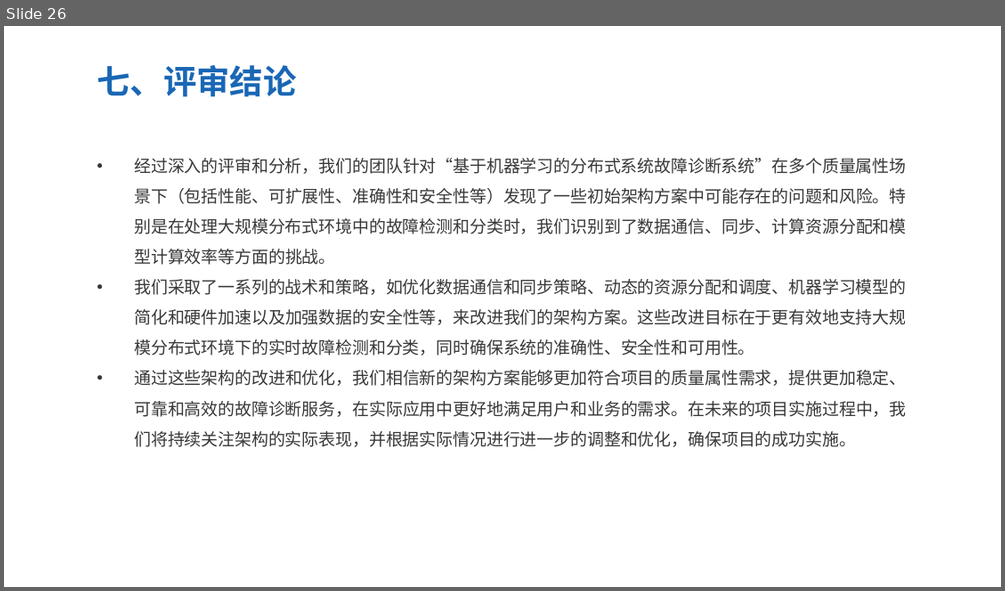
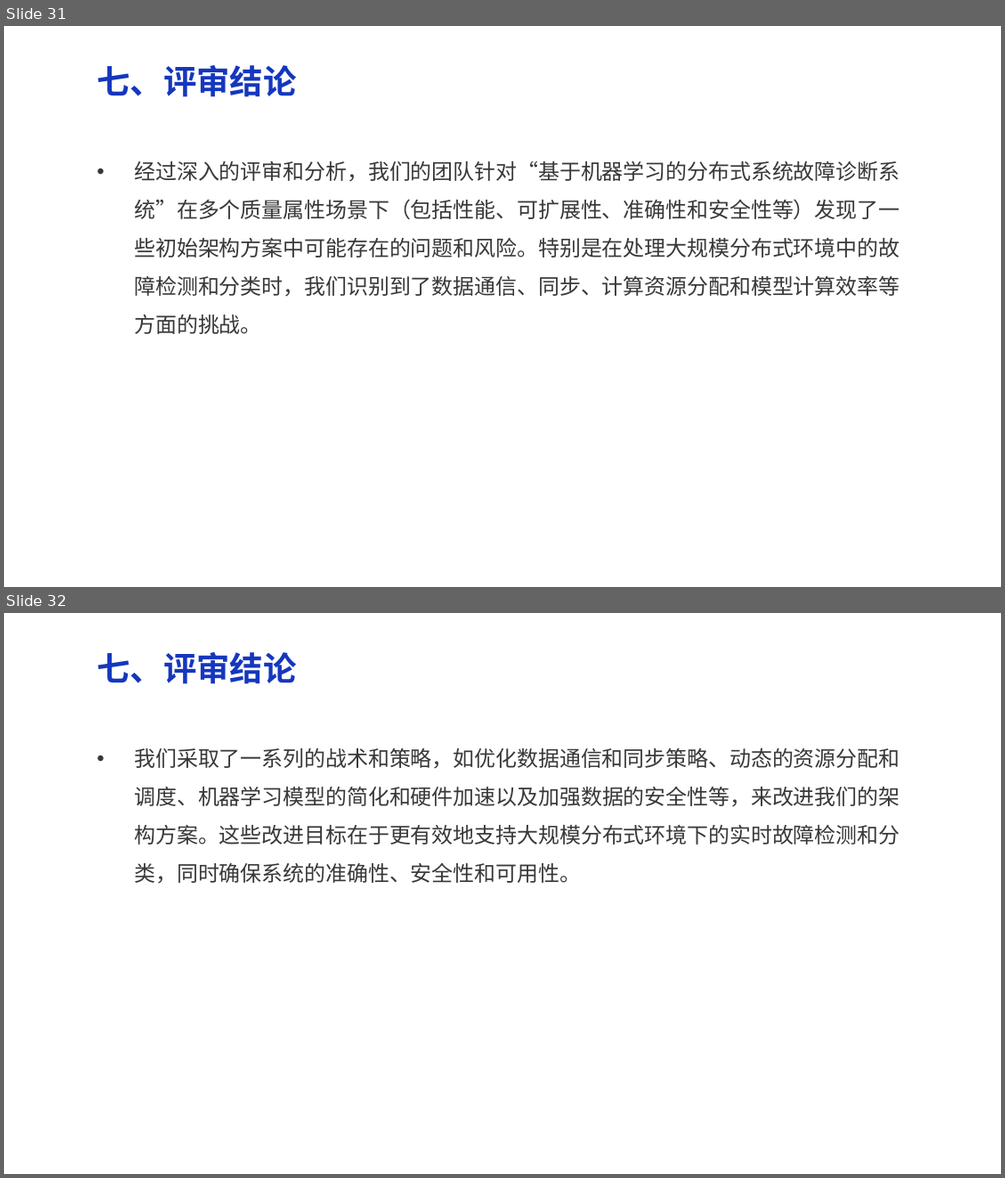
Before and after one commit to dekrt/SoftwareArchitecture, a slide deck: 架构评审-ArchitectureReview/架构评审-ArchitectureReview.pptx. Shown one above the other, each under a label of ours: slide 26 before the commit, slides 31 and 32 after it. The pictures are 1005x591 and 1005x1178 pixels, drawn with LibreOffice and Linux fonts; fonts in the diff are those of the drawing. Boxes give left, top, right and bottom in pixels: in the first picture for what was removed or moved away, otherwise in the second. Text is boxed around its words. In the diff, an @@ line names an element or a change of style, - is before the commit and + after.

```diff
--- a/架构评审-ArchitectureReview/架构评审-ArchitectureReview.pptx
+++ b/架构评审-ArchitectureReview/架构评审-ArchitectureReview.pptx
@@ slide 32 added at (4,613,1001,1174), background #FFFFFF @@
@@ text added at (97,652,296,684), 24 pt, text #1537BE, bold @@
+七、评审结论
@@ text added at (134,748,899,883), 15.4 pt, text #383838 @@
+• 我们采取了一系列的战术和策略，如优化数据通信和同步策略、动态的资源分配和调度、机器学习模型的简化和硬件加速以及加强数据的安全性等，来改进我们的架构方案。这些改进目标在于更有效地支持大规模分布式环境下的实时故障检测和分类，同时确保系统的准确性、安全性和可用性。
@@ what was slide 26 is now slide 31 @@
@@ slide 31 changed as well @@
@@ text "七、评审结论" at (97,65,296,97): text colour #1967B5 to #1537BE @@
@@ text "经过深入的评审和分析，我们的团队针对“基于机器学习的分布式系统故障诊断系统”在多个质量属性场景下（包括性能、可扩展性、准 ..." at (134,161,899,334): size 12.2 to 15.4 pt @@
@@ text at (134,279,906,447): paragraphs removed @@
-• 我们采取了一系列的战术和策略，如优化数据通信和同步策略、动态的资源分配和调度、机器学习模型的简化和硬件加速以及加强数据的安全性等，来改进我们的架构方案。这些改进目标在于更有效地支持大规模分布式环境下的实时故障检测和分类，同时确保系统的准确性、安全性和可用性。
-• 通过这些架构的改进和优化，我们相信新的架构方案能够更加符合项目的质量属性需求，提供更加稳定、可靠和高效的故障诊断服务，在实际应用中更好地满足用户和业务的需求。在未来的项目实施过程中，我们将持续关注架构的实际表现，并根据实际情况进行进一步的调整和优化，确保项目的成功实施。
```
Also in this commit, not shown: 25 other slides changed, 7 other slides added, 1 slide removed, 1 other file.
